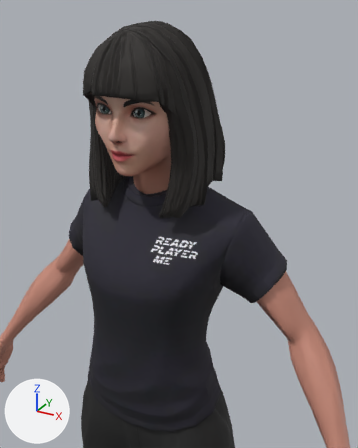
The glTF model frontend/assets/avatar/models/avatar.glb, before and after one commit.
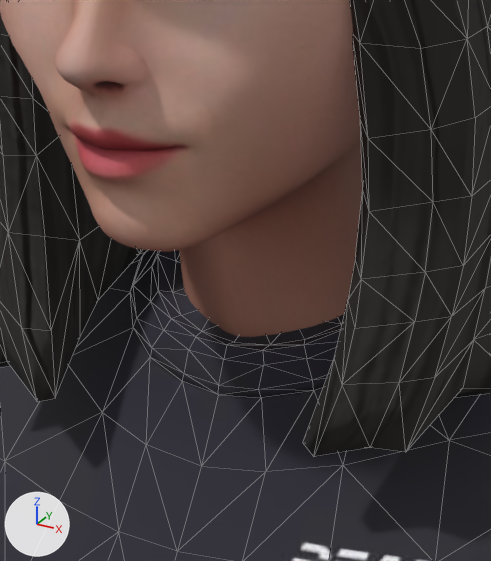
Each version appears first from a 50 mm lens placed at (0.454, -0.76, 1.782), pointed at (0.097, -0.111, 1.457), and next in a close-up on the part from 27% to 55% of the width and 28% to 54% of the height. The lights are fixed; the arrows at lower left show +X, +Y and +Z. The close-ups show mesh edges as thin lines. Vertices at the same position are counted once.

In view in the first close-up: 'Wolf3D_Hair', 'Wolf3D_Head', 'Wolf3D_Outfit_Top'.
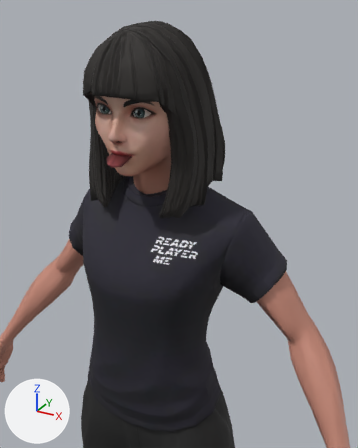
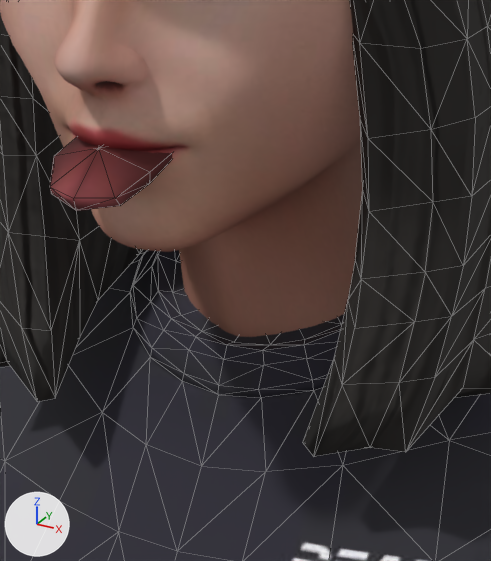
The newer file adds a shape key; the second version is drawn at full value of the shape key 'tongueOut' of 'Wolf3D_Teeth', and the change is written as the vertex moves it makes.

What the commit changed:
me_wolf3d_teeth is used by ob_wolf3d_teeth; location (0.0, 0.0, 0.0).
me_wolf3d_teeth had 77 vertices, 100 faces and spanned x -0.0269..0.0269, y -0.1328..-0.0682, z 1.549..1.5846.
me_wolf3d_teeth now has 77 vertices, 100 faces and spans x -0.0269..0.0269, y -0.1546..-0.0911, z 1.5487..1.5846.
me_wolf3d_teeth part 1: 17 of 77 vertices moved; they spanned x -0.0196..0.0196, y -0.1172..-0.0682, z 1.5616..1.5737 and now span x -0.0196..0.0196, y -0.1546..-0.1012, z 1.5487..1.5735; mean shift (0.0, -0.0373, -0.0065); largest move (0.0, -0.0965, 1.5718) -> (0.0, -0.1395, 1.5661).

What differs and where, as boxes [x1, y1, x2, y2] in the close-ups (491 x 561 px):
'Wolf3D_Teeth', reshaped (not visible before): after [50, 138, 172, 211]
